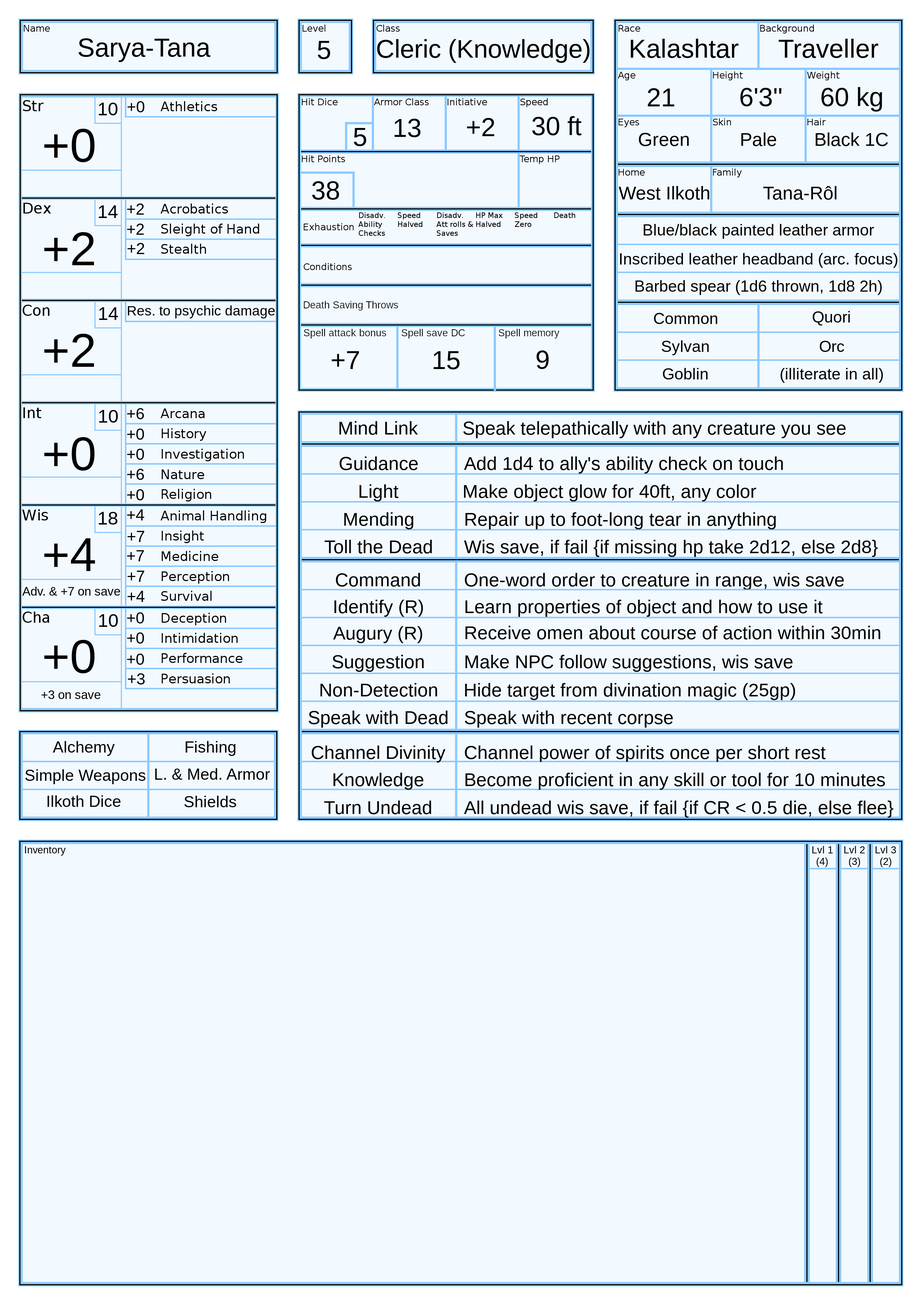
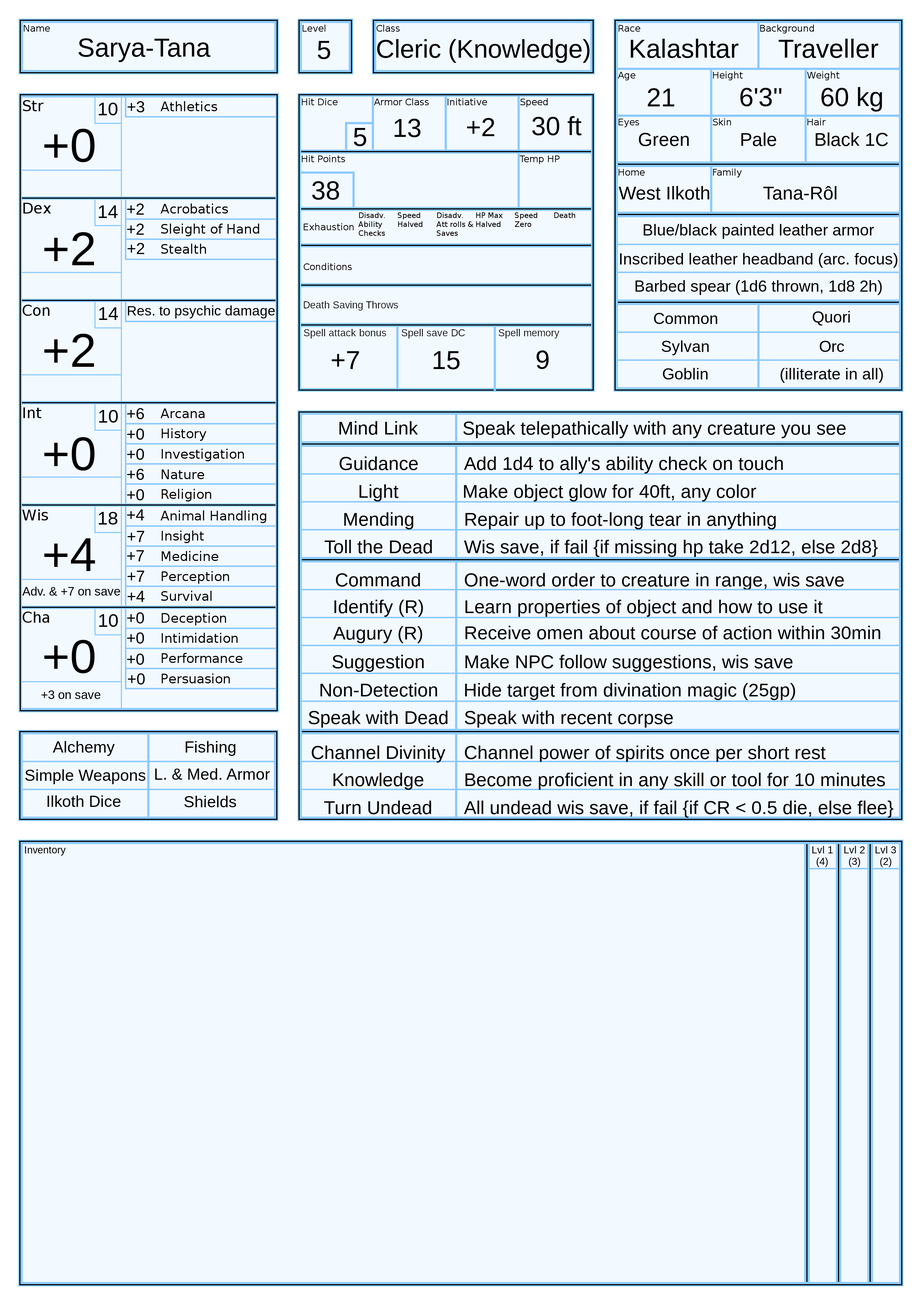
Layers edited between the first and the second 922 × 1305 image:
renamed "+3" to "+0 #3", painted on it over [136, 673, 146, 685]
renamed "+0 #3" to "+3 #1", painted on it over [136, 101, 145, 113]
